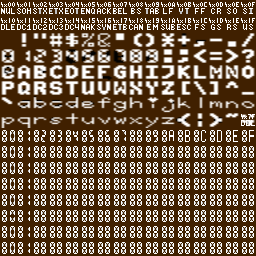
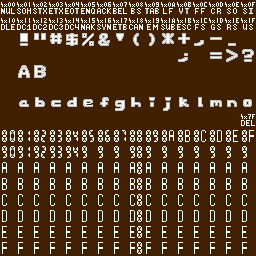
Comparing the layer stacks of the two 256 × 256 images. Changes:
painted on "Layer" over 2, 33, 254, 254
hid "Pasted Layer" over 1, 33, 255, 128
